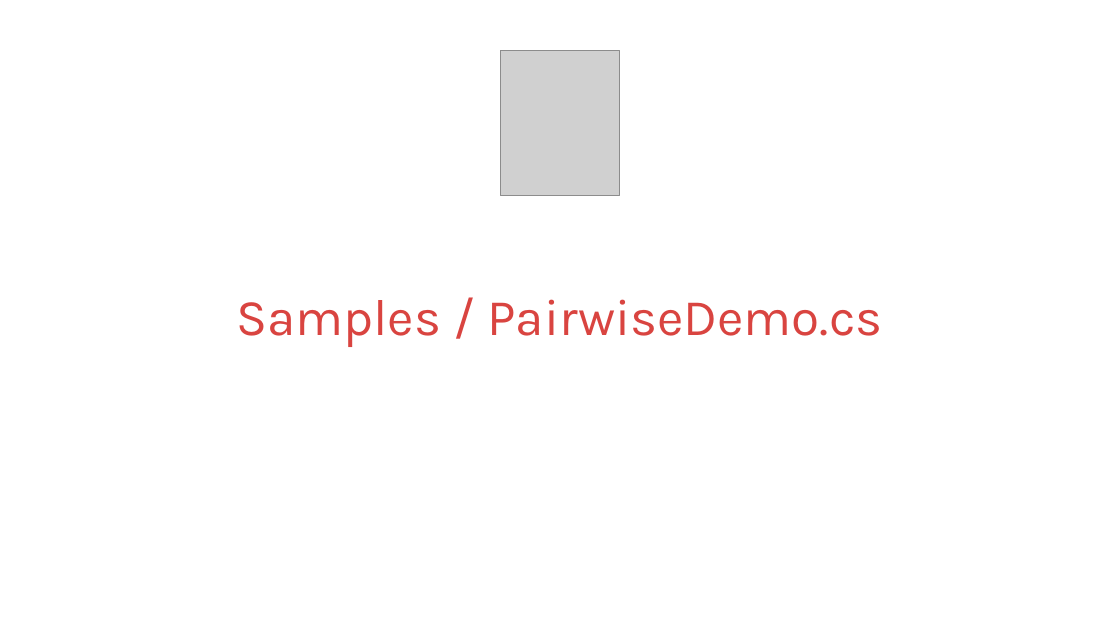
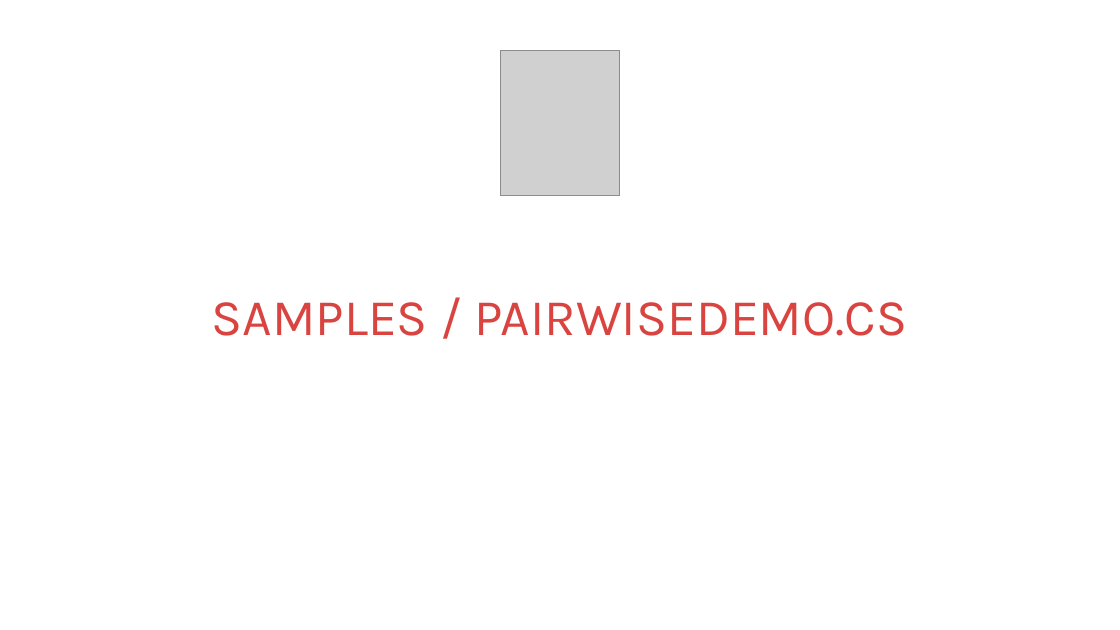
Before and after one commit to kontur-courses/legacy, a slide deck: slide 9 of legacy.pptx. Drawn at 1120x630 pixels with LibreOffice and Linux fonts; fonts in the diff are those of the drawing; grey boxes stand for pictures. Boxes give left, top, right and bottom in pixels: in the first picture for what was removed or moved away, otherwise in the second. Text is boxed around its words. In the diff, an @@ line names an element or a change of style, - is before the commit and + after.

```diff
--- a/legacy.pptx
+++ b/legacy.pptx
@@ title at [212,302,907,336]: text changed @@
-Samples / PairwiseDemo.cs
+SAMPLES / PAIRWISEDEMO.CS
```
Also in this commit, not shown: 5 other slides changed, 5 other files.
